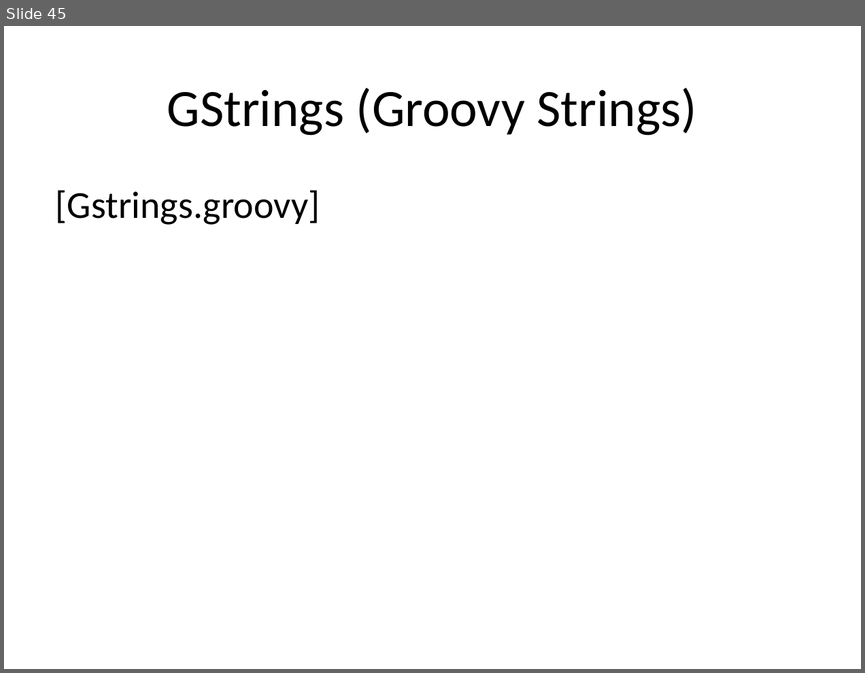
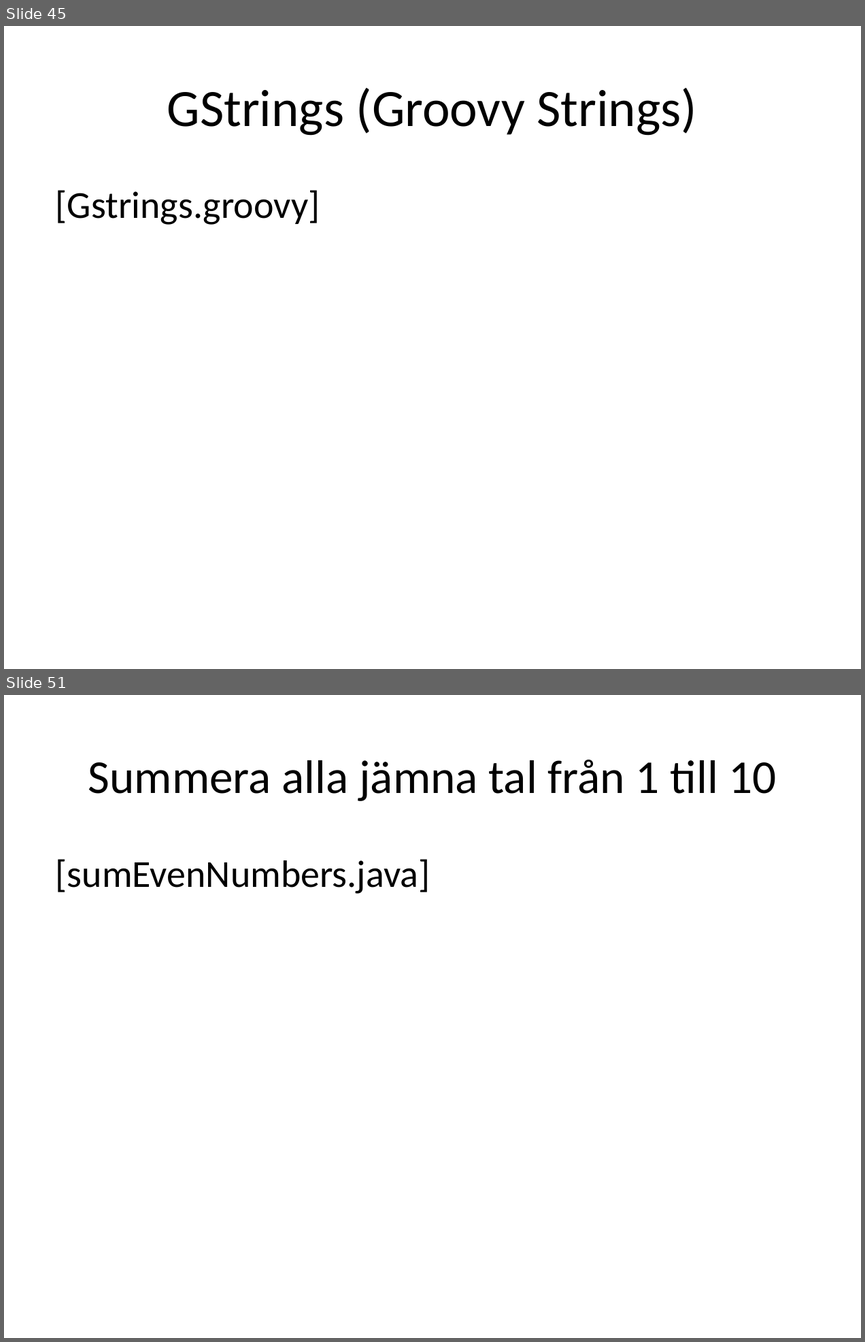
Before and after one commit to me97esn/groovyseminarium, a slide deck: groovyseminarie/dokument/groovyseminarium_source.pptx. Shown one above the other, each under a label of ours: slide 45 before the commit, slides 45 and 51 after it; the slides between them are not shown. The pictures are 865x673 and 865x1342 pixels, drawn with LibreOffice and Linux fonts; fonts in the diff are those of the drawing. Boxes give left, top, right and bottom in pixels: in the first picture for what was removed or moved away, otherwise in the second. Text is boxed around its words. In the diff, an @@ line names an element or a change of style, - is before the commit and + after.

Commit message:
lagt till Closure-klasser i groovy o java

```diff
--- a/groovyseminarie/dokument/groovyseminarium_source.pptx
+++ b/groovyseminarie/dokument/groovyseminarium_source.pptx
@@ slide 51 added at [4, 695, 861, 1338], background #FFFFFF @@
@@ title added at [88, 760, 776, 801], 39.6 pt, text #000000 @@
+Summera alla jämna tal från 1 till 10
@@ text added at [56, 859, 430, 894], 32 pt, text #000000 @@
+[sumEvenNumbers.java]
```
Also in this commit, not shown: 10 other slides added, 10 other files.
